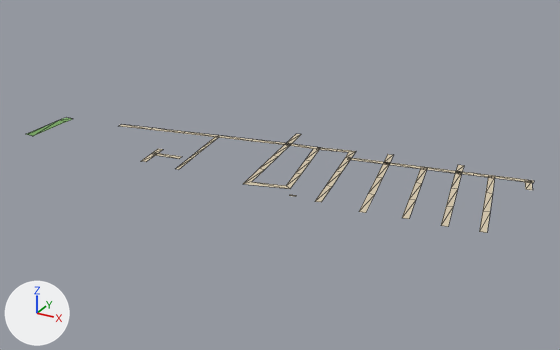
One commit to the glTF model public/assets/bengaluru-region-v1/tiles/t26_22-l0.glb: the scene before it, then after it.
Before and after are seen from a 50 mm camera at (13609.0, 10453.0, 293.0) aimed at (13269.0, 11071.0, -17.0). The axes (+X, +Y, +Z) are drawn at lower left. The lights are the same throughout. The picture after the commit comes second. Mesh edges are drawn as thin lines.

Names of what the first picture shows: 'ground'.
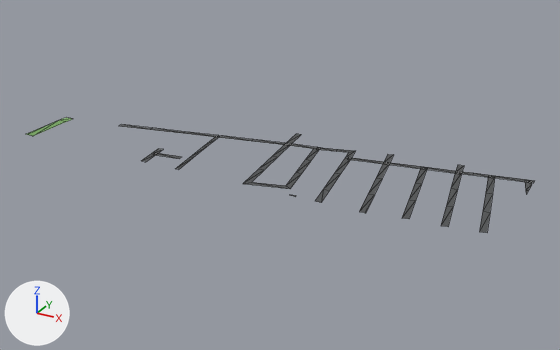
Diff of the bpy script that builds the scene:
```diff
--- a/public/assets/bengaluru-region-v1/tiles/t26_22-l0.glb.py
+++ b/public/assets/bengaluru-region-v1/tiles/t26_22-l0.glb.py
@@ me_ground @@
 # used by ob_ground; location = (13000.0, 11000.0, 0.0)
-me_ground.from_pydata(...)  # 132 vertices, 104 faces; spans x 0.0..503.0, y -1.0..140.0, z 1.0
+me_ground.from_pydata(...)  # 136 vertices, 108 faces; spans x 0.0..500.0, y 0.0..140.0, z 1.0
+# me_ground part 1
+# 4 vertices are removed from x 337.0..349.0, y -1.0..35.0, z 1.0
+# 7 faces are deleted
+# 2 vertices move from x 331.0..337.0, y 68.0..69.0, z 1.0 to x 332.0..337.0, y 64.0..65.0, z 1.0
+# 5 vertices are added at (338.0, 26.0, 1.0), (344.0, 27.0, 1.0), (349.0, 0.0, 1.0), (343.0, 0.0, 1.0), (390.0, 0.0, 1.0)
+# 8 new faces join them
+# me_ground part 2
+# 2 vertices are removed from x 497.0..503.0, y 113.0..114.0, z 1.0
+# 4 faces are deleted
+# 4 vertices are added at (500.0, 125.0, 1.0), (498.0, 111.0, 1.0), (500.0, 112.0, 1.0), (500.0, 102.0, 1.0)
+# 6 new faces join them
+# me_ground part 3: 86 kept faces spanning x 70.0..495.0, y 0.0..140.0, z 1.0 get new vertex colours; the middle colour goes from beige #d7c9ae to dark grey #535556
+# other edits to the shape of me_ground do not show in these pictures
 me_ground.materials.append(mat_ground)
```

Boxes (x1, y1, x2, y2) around the edits, measured in the pictures (560 x 350 px; the box of a moved part takes in the faces that stretch with it):
part 1 of me_ground, moved or reshaped
    before: (289, 158, 374, 213)
    after: (290, 158, 374, 213)
part 2 of me_ground, moved or reshaped
    before: (525, 180, 534, 190)
    after: (525, 180, 534, 194)
part 3 of me_ground, recoloured
    both: (119, 124, 528, 233)
